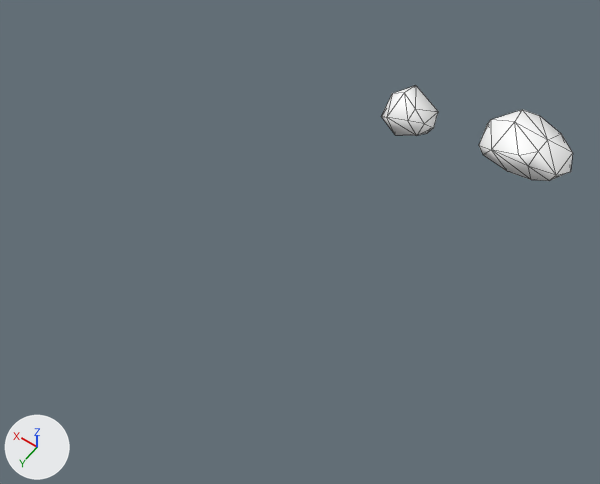
Before and after pictures for a commit that changed the FBX model Assets/3D Assets/Props/Scatter.fbx.
Rendered twice from a camera (50 mm lens) standing at (-0.0187, 0.0154, 0.0389) and looking at (-0.0004, -0.0102, -0.0014). Arrows for +X, +Y and +Z are at lower left; the lights stay in place. Mesh edges are drawn as thin lines. Where no turn or scale is listed for an object, it has been applied to the vertices.

Objects in the first picture: 'Pebble_A', 'Pebble_B'.
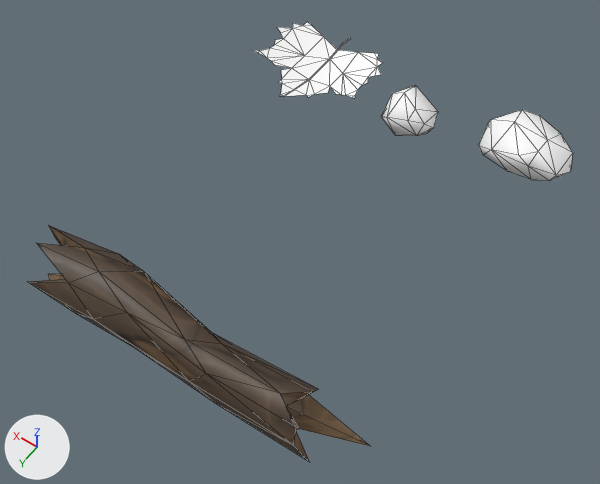
The newer file is also rescaled (x10.0) as a whole; pictures and numbers use the older file's frame.

Changed parts and their boxes [x1, y1, x2, y2] in the pictures (600 x 484 px):
```json
{"object": "Twig", "change": "added", "after": [28, 226, 370, 462], "on screen": "brown"}
{"object": "Leaf_Maple", "change": "added", "after": [253, 22, 382, 98]}
```

The change, as JSON lines over the scene's bpy script:
```json
{"op": "add", "block": "img_waterfall_log_alb_png", "code": ["img_waterfall_log_alb_png = load_image('Waterfall_Log_Alb.png', '../../2D Assets/Waterfall Level/Waterfall_Log_Alb.png', 2048, 2048, 'sRGB')"]}
{"op": "add", "block": "mat_mat_log", "code": ["mat_mat_log = principled_material('mat_log')", "mat_mat_log.texture = img_waterfall_log_alb_png"]}
{"op": "add", "block": "me_mesh_002", "code": ["me_mesh_002 = bpy.data.meshes.new('Mesh.002')", "me_mesh_002.from_pydata(...)  # 87 vertices, 114 faces; spans x -0.00444..0.00444, y -0.00416..0.00449, z 0.00004..0.00121", "me_mesh_002.materials.append(mat_lazyuv)  # its picture is missing"]}
{"op": "add", "block": "me_mesh_003", "code": ["me_mesh_003 = bpy.data.meshes.new('Mesh.003')", "me_mesh_003.from_pydata(...)  # 42 vertices, 80 faces; spans x -0.0116..0.0111, y -0.002..0.0023, z -0.0022..0.0021", "me_mesh_003.materials.append(mat_mat_log)  # picture img_waterfall_log_alb_png"]}
{"op": "add", "block": "ob_leaf_maple", "code": ["ob_leaf_maple = bpy.data.objects.new('Leaf_Maple', me_mesh_002)", "ob_leaf_maple.location = (0.00677, -0.0223, 0.0)"]}
{"op": "add", "block": "ob_twig", "code": ["ob_twig = bpy.data.objects.new('Twig', me_mesh_003)", "ob_twig.location = (0.00041, -0.00007, 0.0)"]}
```
